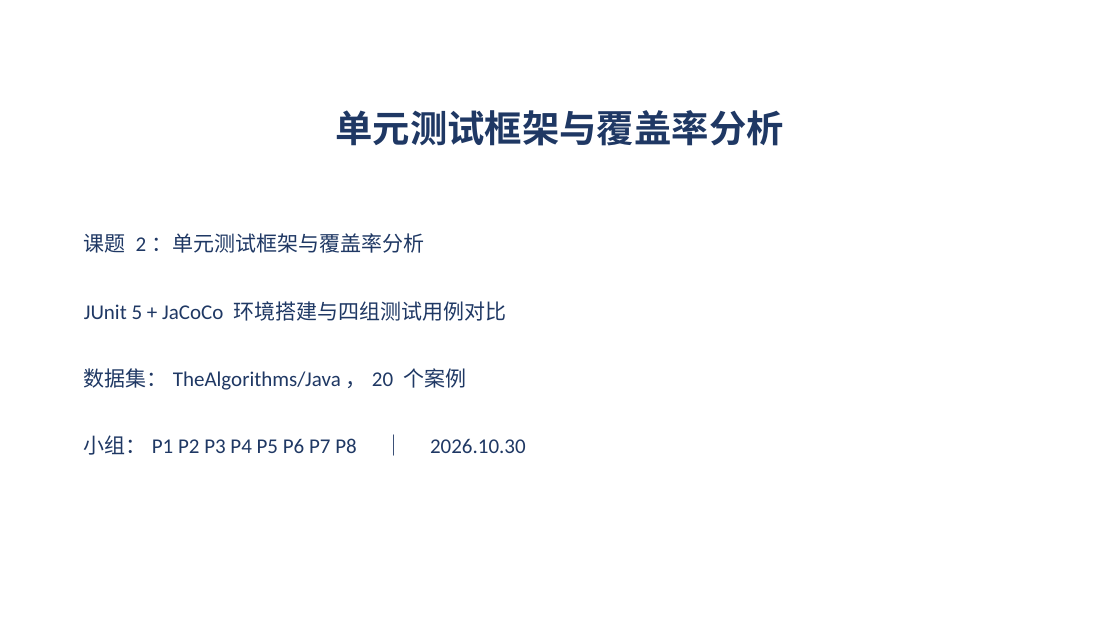
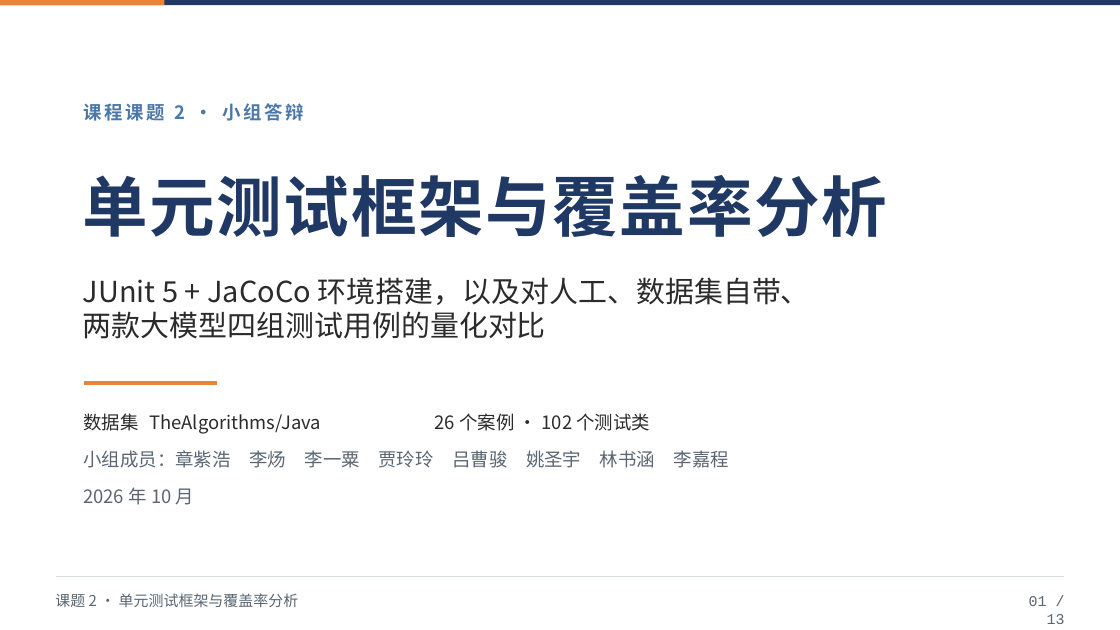
Before and after one commit to Gardenia-OvO/unit-test-coverage, a slide deck: slide 1 of slides/课题2-答辩.pptx. Drawn at 1120x630 pixels with LibreOffice and Linux fonts; fonts in the diff are those of the drawing. Boxes give left, top, right and bottom in pixels: in the first picture for what was removed or moved away, otherwise in the second. Text is boxed around its words. In the diff, an @@ line names an element or a change of style, - is before the commit and + after.

Commit message:
同步答辩 PPT 定稿：模型实名（Kimi K3 / DeepSeek V4）+ 完整版本号 + 统一配色与高亮

```diff
--- a/slides/课题2-答辩.pptx
+++ b/slides/课题2-答辩.pptx
@@ rectangle added at (0,0,1120,5), fill #1F3864 @@
@@ rectangle added at (0,0,165,5), fill #E8833A @@
@@ text added at (83,103,305,121), 15.8 pt, text #4C78A8, bold @@
+课程课题 2 · 小组答辩
@@ text "单元测试框架与覆盖率分析": place and size @@
-text "单元测试框架与覆盖率分析" at (336,110,784,146)
+text "单元测试框架与覆盖率分析" at (82,175,887,237)
@@ text "单元测试框架与覆盖率分析" at (82,175,887,237): size 32 to 56.2 pt, font Calibri to Noto Sans CJK SC, letter spacing 0 to 1.5 pt; alignment centre to left @@
@@ text at (83,277,810,339): text changed; size 18 to 24.8 pt; font Calibri to Noto Sans CJK SC; text colour #1F3864 to #2B2B2B @@
-JUnit 5 + JaCoCo 环境搭建与四组测试用例对比
+JUnit 5 + JaCoCo 环境搭建，以及对人工、数据集自带、
+两款大模型四组测试用例的量化对比
@@ text removed at (84,368,466,390) @@
-数据集：TheAlgorithms/Java，20 个案例
@@ freeform shape added at (84,383,217,384), outline #E8833A 3 pt @@
@@ text added at (83,413,138,431), 15.8 pt, text #2B2B2B @@
+数据集
@@ text added at (149,414,321,434), 15.8 pt, text #2B2B2B @@
+TheAlgorithms/Java
@@ text added at (435,413,651,431), 15.8 pt, text #2B2B2B @@
+26 个案例 · 102 个测试类
@@ text removed at (84,435,526,455) @@
-小组：P1 P2 P3 P4 P5 P6 P7 P8 ｜ 2026.10.30
@@ text added at (83,450,729,468), 15.8 pt, text #5A6673 @@
+小组成员：章紫浩 李炀 李一粟 贾玲玲 吕曹骏 姚圣宇 林书涵 李嘉程
@@ text added at (83,487,194,505), 15.8 pt, text #5A6673 @@
+2026 年 10 月
@@ text at (55,593,299,607): text changed; size 18 to 12.8 pt; font Calibri to Noto Sans CJK SC; text colour #1F3864 to #5A6673 @@
-课题 2：单元测试框架与覆盖率分析
+课题 2 · 单元测试框架与覆盖率分析
@@ freeform shape added at (56,576,1065,577), outline #D6DEE8 0.75 pt @@
@@ text added at (1029,596,1065,624), 12.8 pt, text #5A6673 @@
+01 / 13
```
Also in this commit, not shown: 5 other slides changed, 7 slides added, 7 slides removed.
